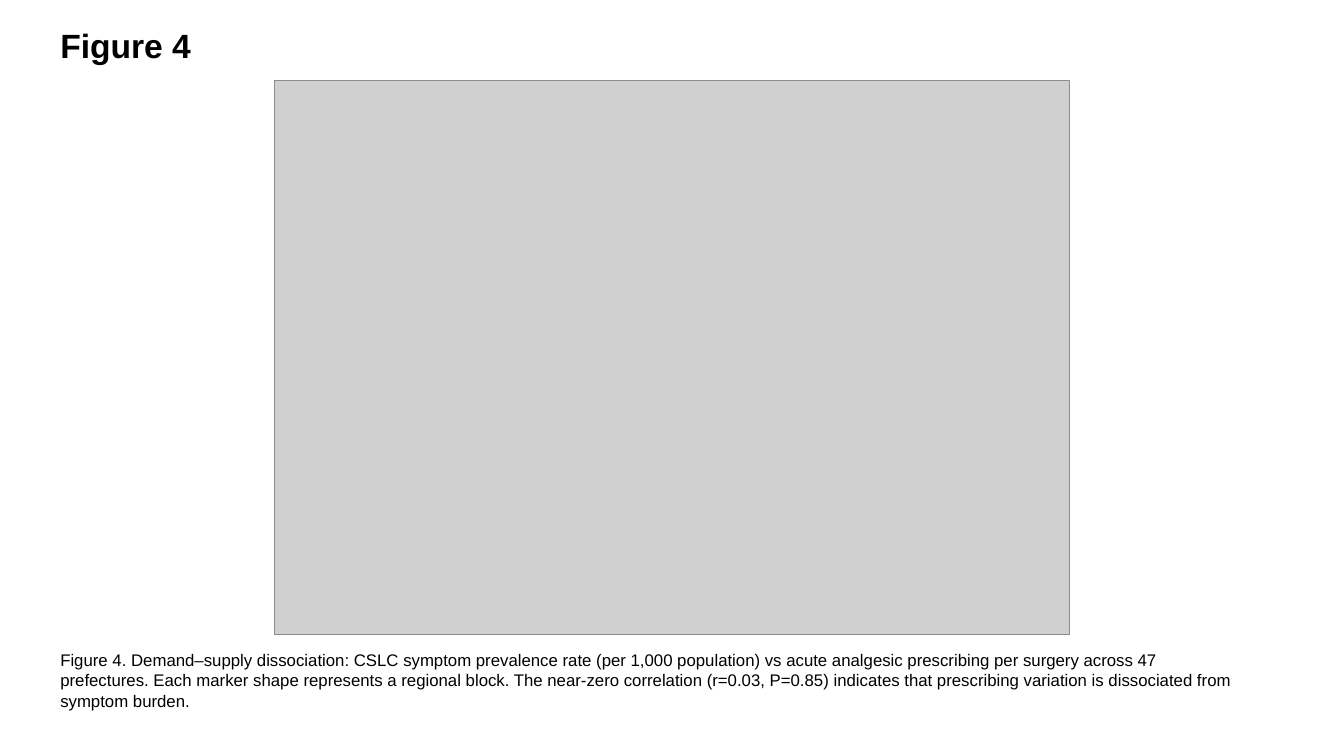
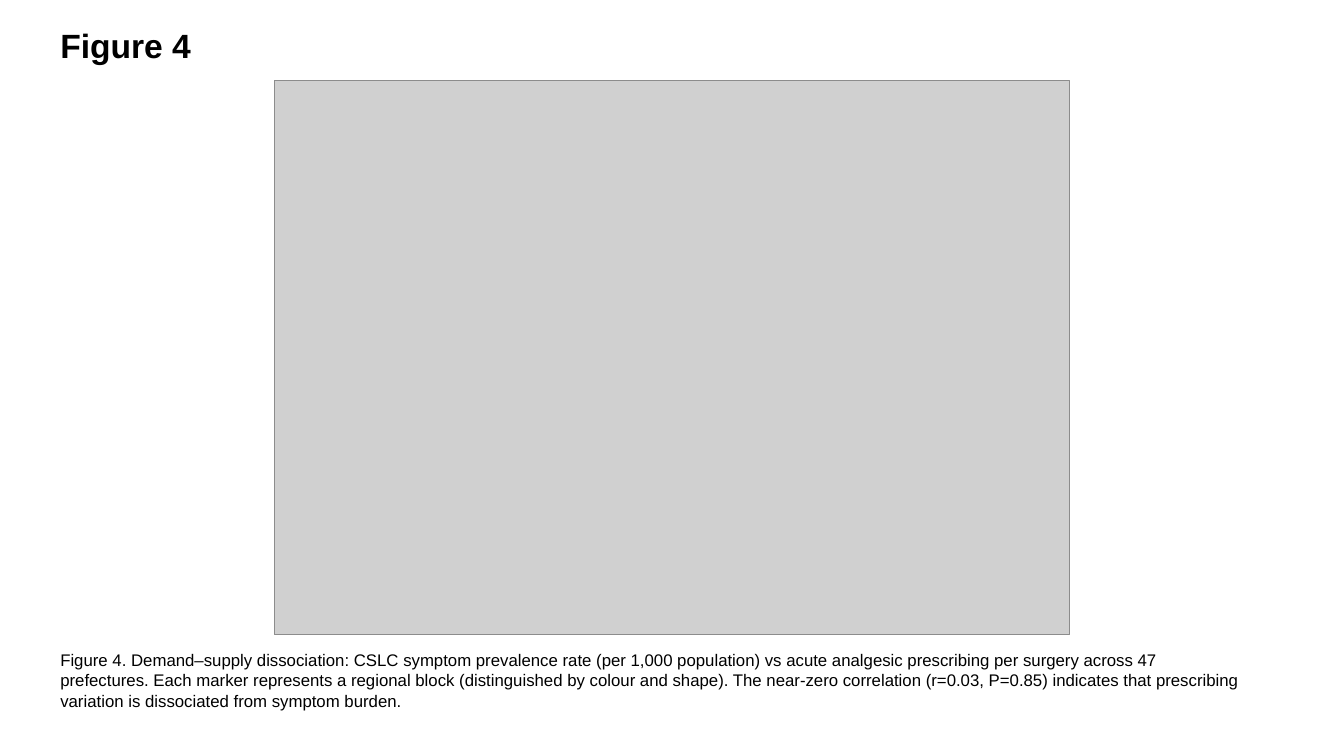
Before and after one commit to bougtoir/heat-accidents-mortality, a slide deck: slide 4 of ndb-pain-regional-variation-japan/output/je/JE_figures_EN.pptx. Drawn at 1344x756 pixels with LibreOffice and Linux fonts; fonts in the diff are those of the drawing; grey boxes stand for pictures. Boxes give left, top, right and bottom in pixels: in the first picture for what was removed or moved away, otherwise in the second. Text is boxed around its words. In the diff, an @@ line names an element or a change of style, - is before the commit and + after.

```diff
--- a/ndb-pain-regional-variation-japan/output/je/JE_figures_EN.pptx
+++ b/ndb-pain-regional-variation-japan/output/je/JE_figures_EN.pptx
@@ text at (x1=60, y1=654, x2=1238, y2=711): text changed @@
-Figure 4. Demand–supply dissociation: CSLC symptom prevalence rate (per 1,000 population) vs acute analgesic prescribing per surgery across 47 prefectures. Each marker shape represents a regional block. The near-zero correlation (r=0.03, P=0.85) indicates that prescribing variation is dissociated from symptom burden.
+Figure 4. Demand–supply dissociation: CSLC symptom prevalence rate (per 1,000 population) vs acute analgesic prescribing per surgery across 47 prefectures. Each marker represents a regional block (distinguished by colour and shape). The near-zero correlation (r=0.03, P=0.85) indicates that prescribing variation is dissociated from symptom burden.
```
Also in this commit, not shown: 2 other slides changed, 22 other files.
